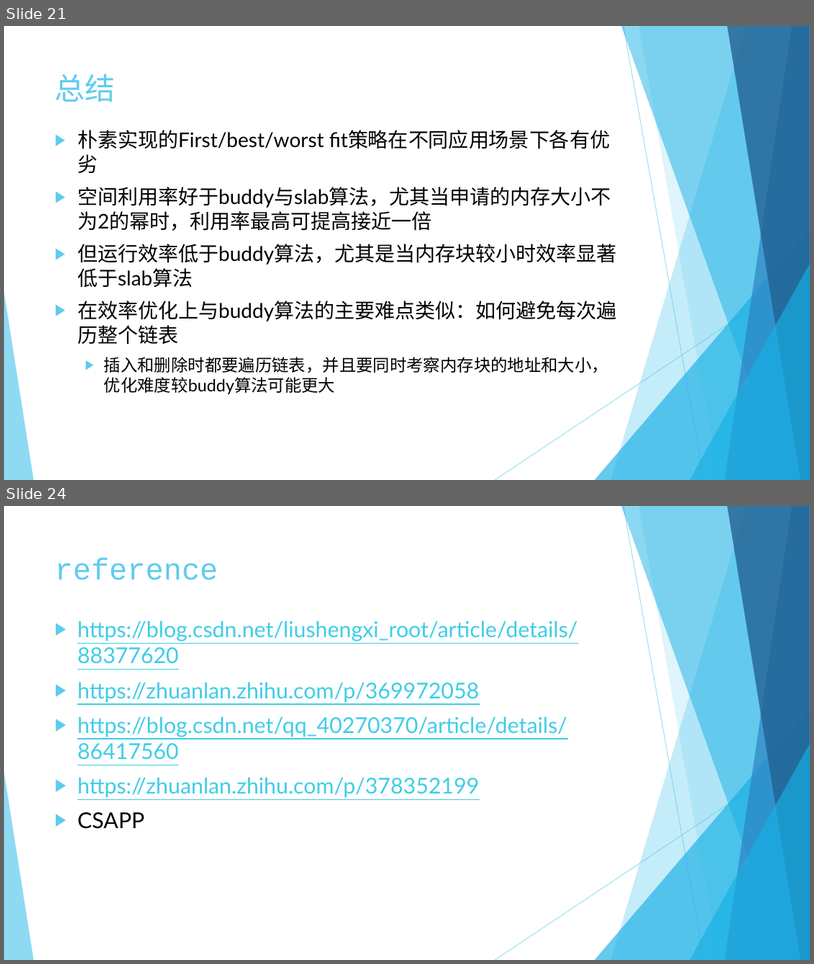
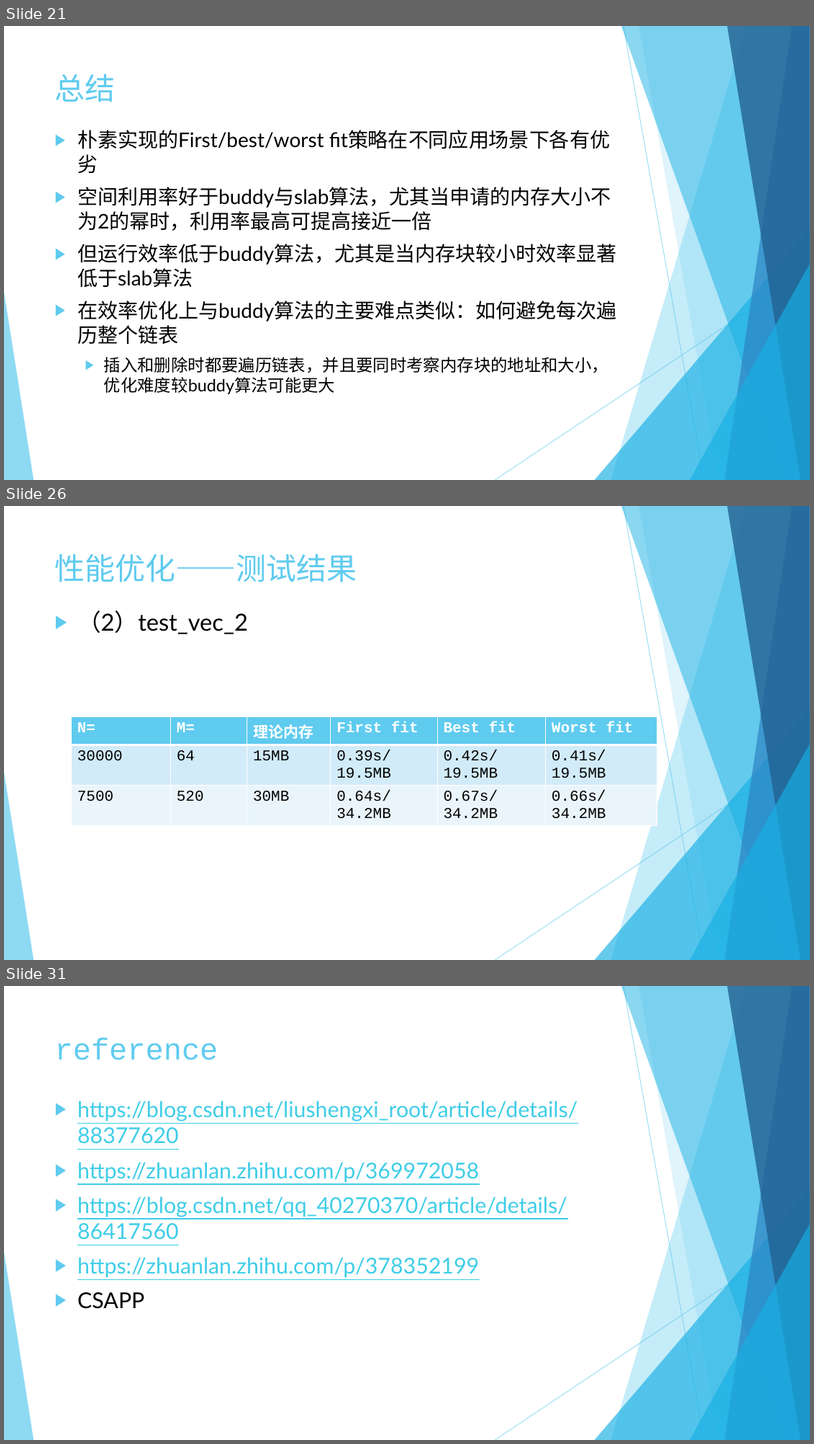
Before and after one commit to rcore-os/mem_malloc_subsystem, a slide deck: slides/week8.pptx. Shown one above the other, each under a label of ours: slides 21 and 24 before the commit, slides 21, 26 and 31 after it; the slides between them are not shown. The pictures are 814x964 and 814x1444 pixels, drawn with LibreOffice and Linux fonts; fonts in the diff are those of the drawing. Boxes give left, top, right and bottom in pixels: in the first picture for what was removed or moved away, otherwise in the second. Text is boxed around its words. In the diff, an @@ line names an element or a change of style, - is before the commit and + after.

```diff
--- a/slides/week8.pptx
+++ b/slides/week8.pptx
@@ slide 26 added at [4, 506, 810, 960], background #FFFFFF; not listed: 10 template elements that a slide beside it also shows @@
@@ title added at [55, 554, 358, 582], 36 pt, text #5FCBEF @@
+性能优化——测试结果
@@ text added at [77, 610, 248, 634], 28 pt, text #000000 @@
+▶ （2）test_vec_2
@@ table added at [71, 717, 657, 821], 3 rows, 6 columns @@
+N= | M= | 理论内存 | First fit | Best fit | Worst fit
+30000 | 64 | 15MB | 0.39s/19.5MB | 0.42s/19.5MB | 0.41s/19.5MB
+7500 | 520 | 30MB | 0.64s/34.2MB | 0.67s/34.2MB | 0.66s/34.2MB
@@ what was slide 24 is now slide 31 @@
```
Also in this commit, not shown: 3 slides changed, 7 other slides added, 1 slide removed.
